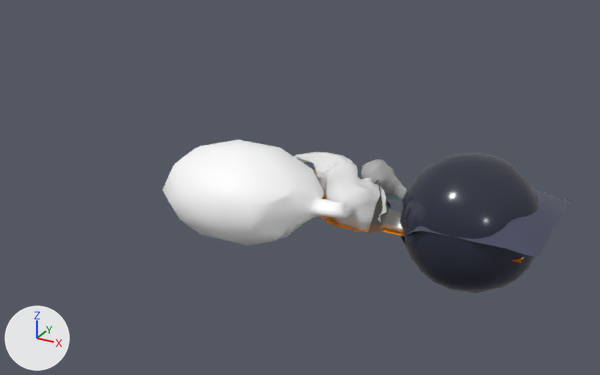
The FBX model Assets/3D Models/transition/arena1Transition.fbx, before and after one commit.
The view is the same before and after, from a 50 mm lens placed at (101.0, -355.0, 175.0), pointed at (-81.0, -24.0, 10.0). The axes (+X, +Y, +Z) are drawn at lower left. The lights are the same throughout. The first picture is the older version. Where no turn or scale is listed for an object, it has been applied to the vertices.

In view in the first picture: 'arena1Skybox', 'cave1', 'cave2Skybox', 'cieling' and 2 more.
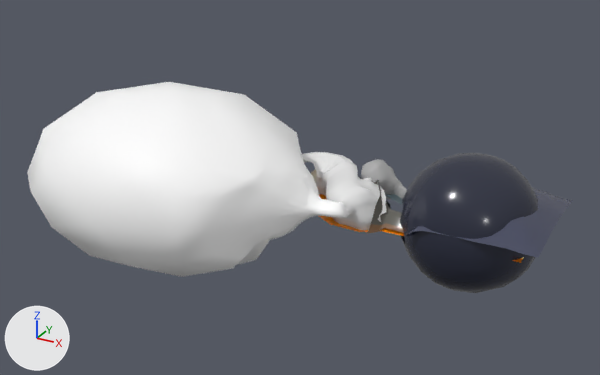
What differs and where, as boxes (x1, y1, x2, y2) in the pictures (600 x 375 px):
'boss2Cave', added: after (27, 82, 386, 277)
    faces in mat_pasted__backgroundvoid (white #ffffff): (27, 82, 346, 277)
    faces in mat_standardsurface21 (white #e7e7e7): (302, 152, 386, 230)
'cave2Skybox', deleted: before (163, 140, 386, 246)
    faces in mat_pasted__backgroundvoid (white #ffffff): (163, 140, 346, 246)
    faces in mat_standardsurface21 (white #e7e7e7): (294, 152, 386, 230)

Diff of the bpy script that builds the scene:
```diff
--- a/Assets/3D Models/transition/arena1Transition.fbx.py
+++ b/Assets/3D Models/transition/arena1Transition.fbx.py
@@ me_mesh_007_1 @@
+me_mesh_007_1.from_pydata(...)  # 644 vertices, 608 faces; spans x -95.0..98.0, y -65.0..65.0, z -47.0..47.0
+# faces by material slot: [299, 12, 12, 285]
+me_mesh_007_1.materials.append(mat_pasted__backgroundvoid)  # white #ffffff
+me_mesh_007_1.materials.append(mat_standardsurface24)  # white #ffffff
+me_mesh_007_1.materials.append(mat_standardsurface22)  # white #e7e7e7
+me_mesh_007_1.materials.append(mat_standardsurface21)  # white #e7e7e7
@@ ob_cave2skybox @@
-ob_cave2skybox = bpy.data.objects.new('cave2Skybox', me_mesh_006)
-ob_cave2skybox.location = (-104.9, -37.8, -4.0)
@@ ob_boss2cave @@
+ob_boss2cave = bpy.data.objects.new('boss2Cave', me_mesh_007_1)
+ob_boss2cave.location = (-135.0, -35.0, 6.6)
```
